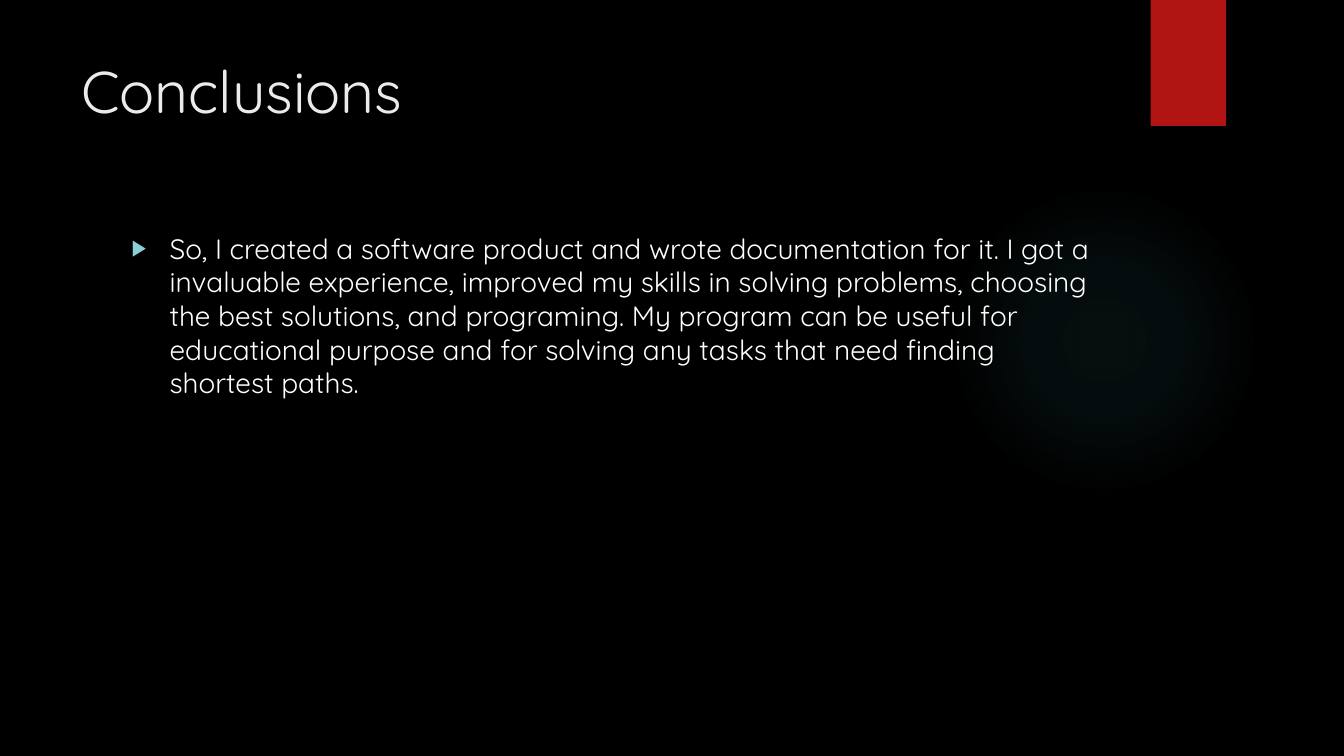
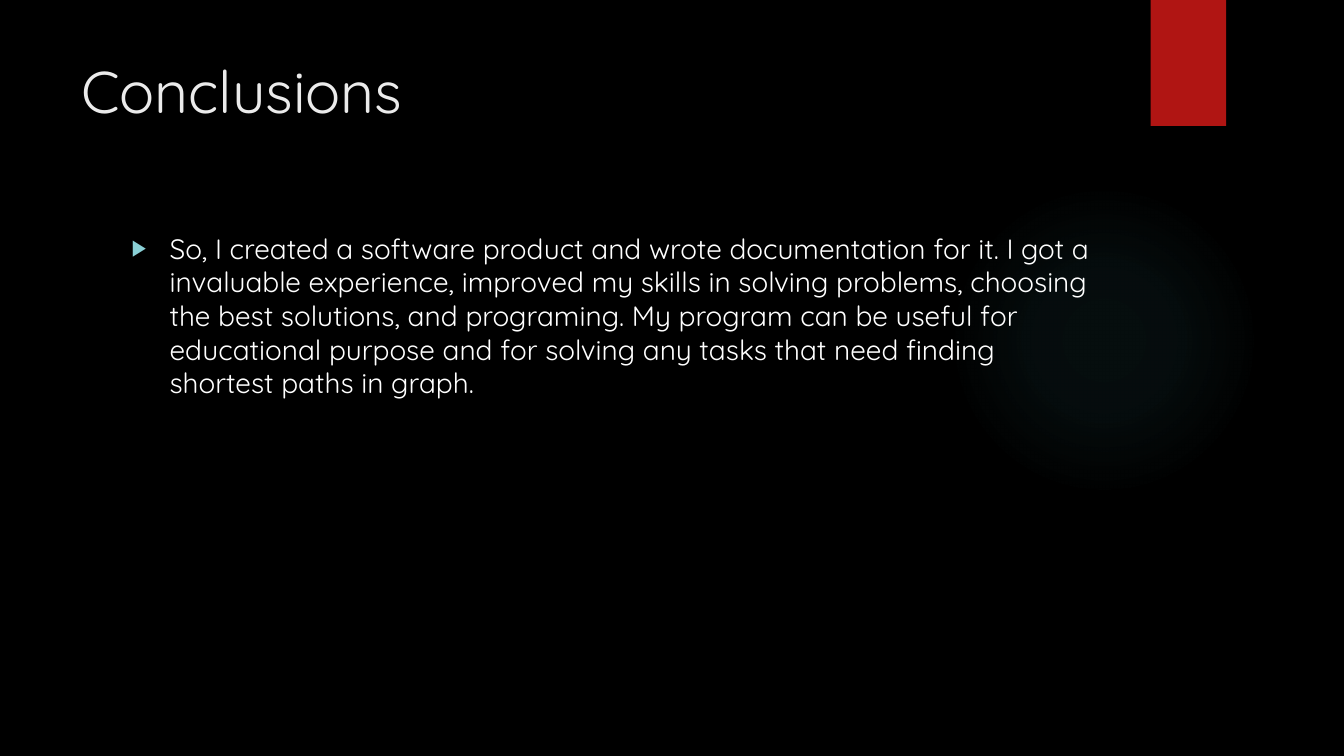
Before and after one commit to TomQWERTY/Course_work, a slide deck: slide 10 of Presentation.pptx. Drawn at 1344x756 pixels with LibreOffice and Linux fonts; fonts in the diff are those of the drawing; background and template pictures are left out. Boxes give left, top, right and bottom in pixels: in the first picture for what was removed or moved away, otherwise in the second. Text is boxed around its words. In the diff, an @@ line names an element or a change of style, - is before the commit and + after.

```diff
--- a/Presentation.pptx
+++ b/Presentation.pptx
@@ text at (170,238,1089,399): text changed @@
-▶ So, I created a software product and wrote documentation for it. I got a invaluable experience, improved my skills in solving problems, choosing the best solutions, and programing. My program can be useful for educational purpose and for solving any tasks that need finding shortest paths.
+▶ So, I created a software product and wrote documentation for it. I got a invaluable experience, improved my skills in solving problems, choosing the best solutions, and programing. My program can be useful for educational purpose and for solving any tasks that need finding shortest paths in graph.
```
Also in this commit, not shown: 1 other slide changed.
